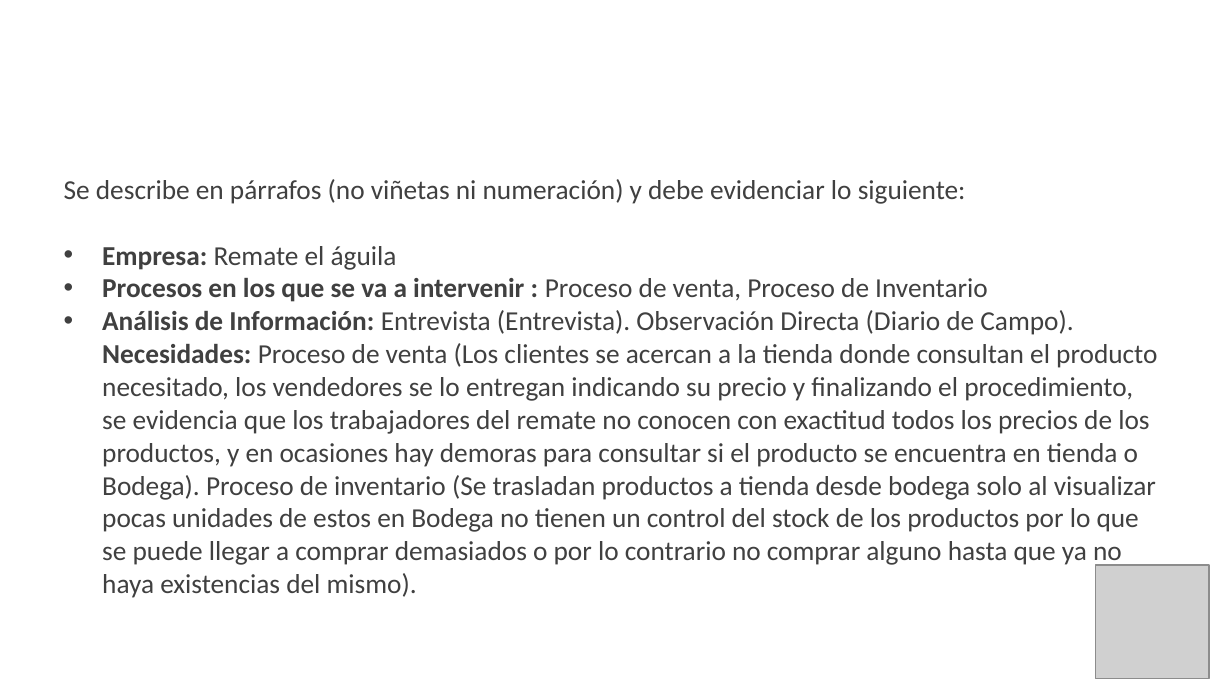
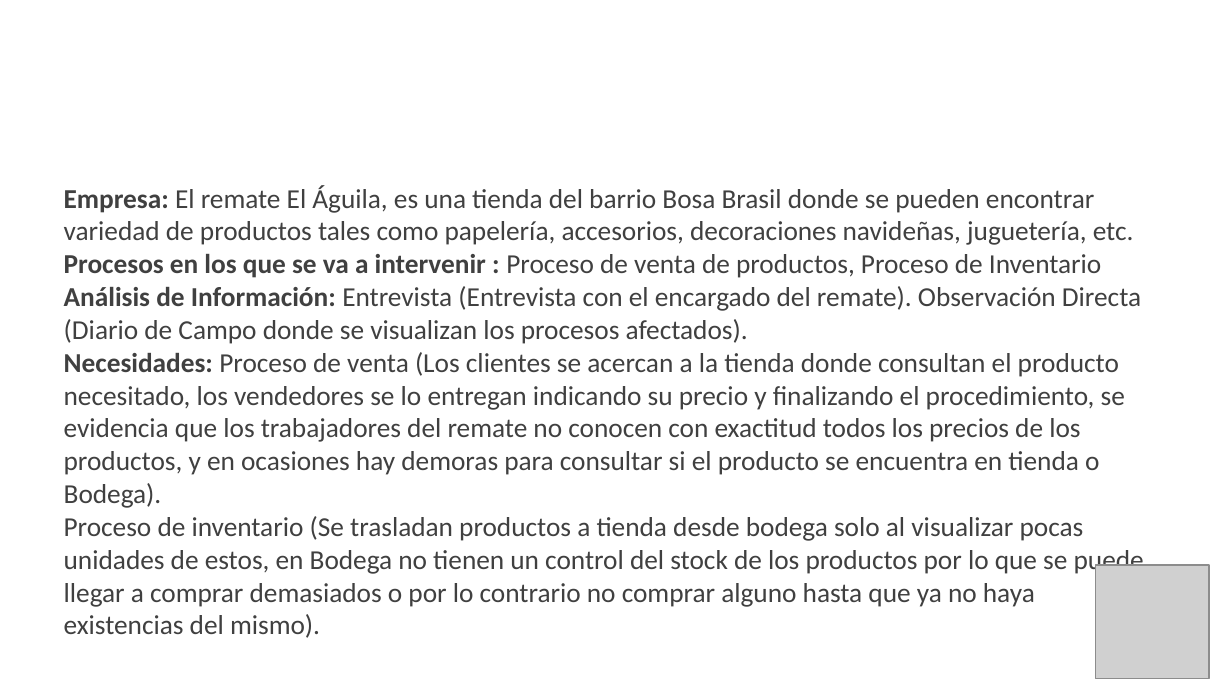
Before and after one commit to bsgaleano20/proyecto_tec_adsi, a slide deck: slide 5 of app/app_documentacion/1er_trim/1_1_1_presentacion_proyecto.pptx. Drawn at 1232x693 pixels with LibreOffice and Linux fonts; fonts in the diff are those of the drawing; grey boxes stand for pictures; background and template pictures are left out. Boxes give left, top, right and bottom in pixels: in the first picture for what was removed or moved away, otherwise in the second. Text is boxed around its words. In the diff, an @@ line names an element or a change of style, - is before the commit and + after.

```diff
--- a/app/app_documentacion/1er_trim/1_1_1_presentacion_proyecto.pptx
+++ b/app/app_documentacion/1er_trim/1_1_1_presentacion_proyecto.pptx
@@ text at <box>64,185,1144,638</box>: text changed @@
-Se describe en párrafos (no viñetas ni numeración) y debe evidenciar lo siguiente:
-• Empresa: Remate el águila
-• Procesos en los que se va a intervenir : Proceso de venta, Proceso de Inventario
-• Análisis de Información: Entrevista (Entrevista). Observación Directa (Diario de Campo). Necesidades: Proceso de venta (Los clientes se acercan a la tienda donde consultan el producto necesitado, los vendedores se lo entregan indicando su precio y finalizando el procedimiento, se evidencia que los trabajadores del remate no conocen con exactitud todos los precios de los productos, y en ocasiones hay demoras para consultar si el producto se encuentra en tienda o Bodega). Proceso de inventario (Se trasladan productos a tienda desde bodega solo al visualizar pocas unidades de estos en Bodega no tienen un control del stock de los productos por lo que se puede llegar a comprar demasiados o por lo contrario no comprar alguno hasta que ya no haya existencias del mismo).
+Empresa: El remate El Águila, es una tienda del barrio Bosa Brasil donde se pueden encontrar variedad de productos tales como papelería, accesorios, decoraciones navideñas, juguetería, etc.
+Procesos en los que se va a intervenir : Proceso de venta de productos, Proceso de Inventario
+Análisis de Información: Entrevista (Entrevista con el encargado del remate). Observación Directa (Diario de Campo donde se visualizan los procesos afectados).
+Necesidades: Proceso de venta (Los clientes se acercan a la tienda donde consultan el producto necesitado, los vendedores se lo entregan indicando su precio y finalizando el procedimiento, se evidencia que los trabajadores del remate no conocen con exactitud todos los precios de los productos, y en ocasiones hay demoras para consultar si el producto se encuentra en tienda o Bodega).
+Proceso de inventario (Se trasladan productos a tienda desde bodega solo al visualizar pocas unidades de estos, en Bodega no tienen un control del stock de los productos por lo que se puede llegar a comprar demasiados o por lo contrario no comprar alguno hasta que ya no haya existencias del mismo).
```
Also in this commit, not shown: 4 other slides changed, 1 slide added, 3 other files.
